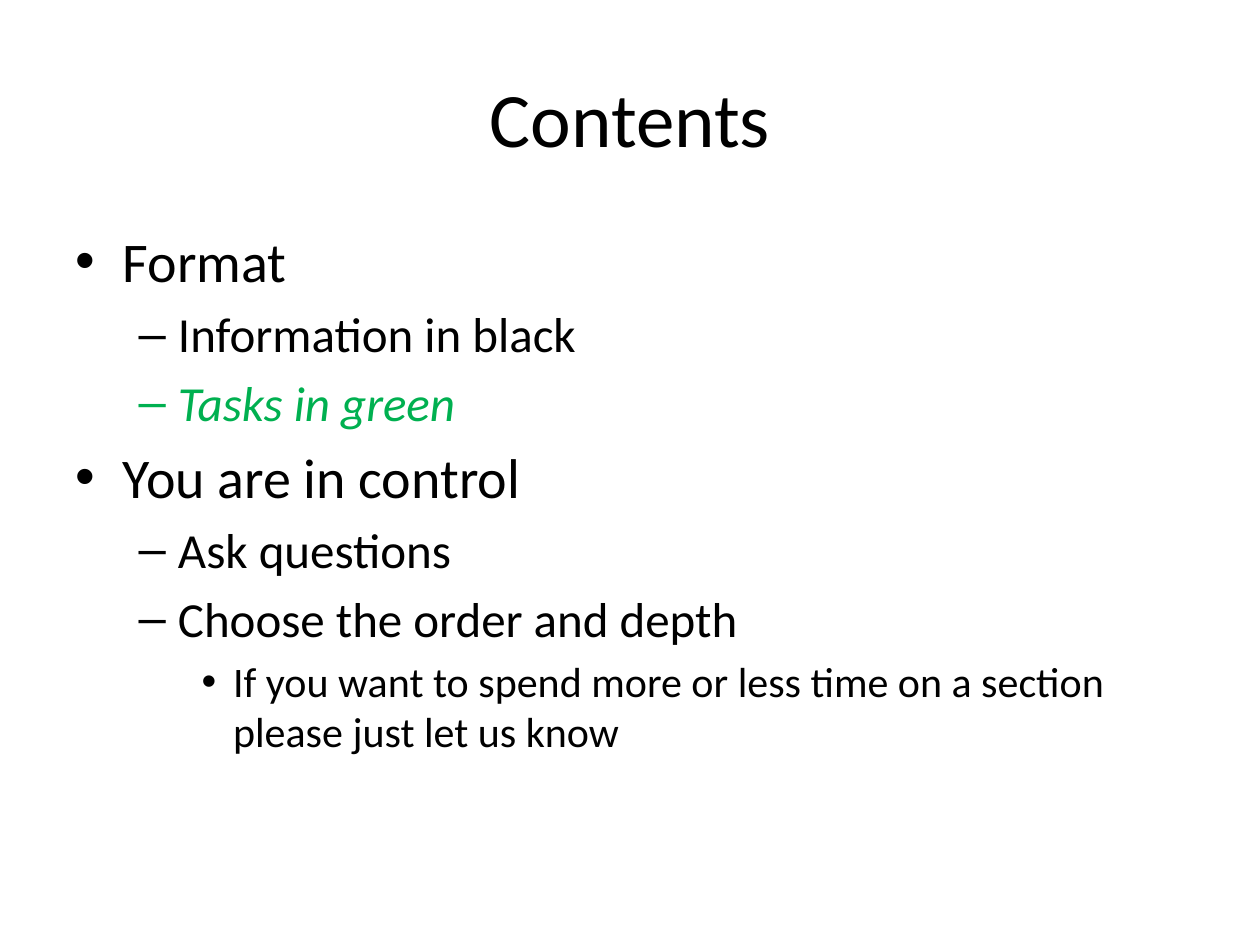
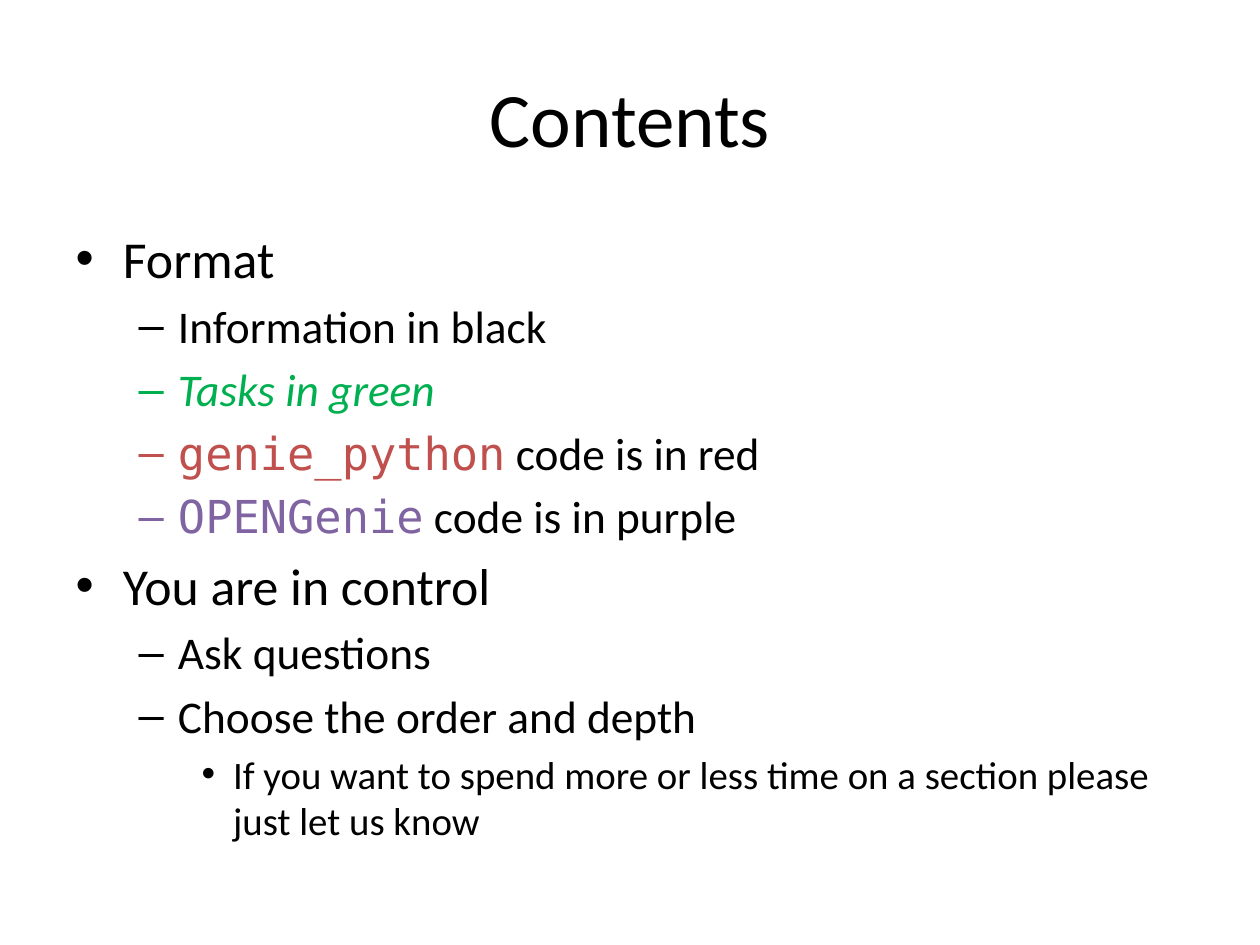
Before and after one commit to ISISComputingGroup/ibex_user_manual, a slide deck: slide 3 of genie_python_and_ibex/genie_python_and_ibex.pptx. Drawn at 1260x945 pixels with LibreOffice and Linux fonts; fonts in the diff are those of the drawing; background and template pictures are left out. Boxes give left, top, right and bottom in pixels: in the first picture for what was removed or moved away, otherwise in the second. Text is boxed around its words. In the diff, an @@ line names an element or a change of style, - is before the commit and + after.

Commit message:
Add text formatting to PPT to make it clearer

```diff
--- a/genie_python_and_ibex/genie_python_and_ibex.pptx
+++ b/genie_python_and_ibex/genie_python_and_ibex.pptx
@@ text at [123,244,1149,842]: size 32 to 29.6 pt in "Format", "You are in control"; size 28 to 25.9 pt in "Information in black", "Tasks in green", "Ask questions", "Choose the order and depth"; size 24 to 22.2 pt in "If you want to spend more or ..." @@
@@ text at [178,435,760,541]: paragraphs added @@
+  – genie_python code is in red
+  – OPENGenie code is in purple
```
Also in this commit, not shown: 14 other slides changed, 1 slide removed.
